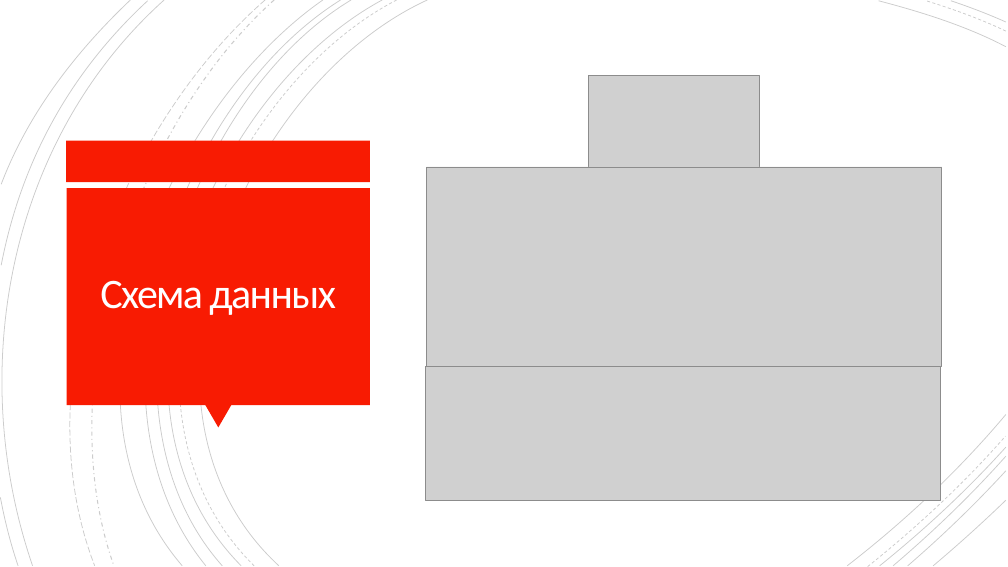
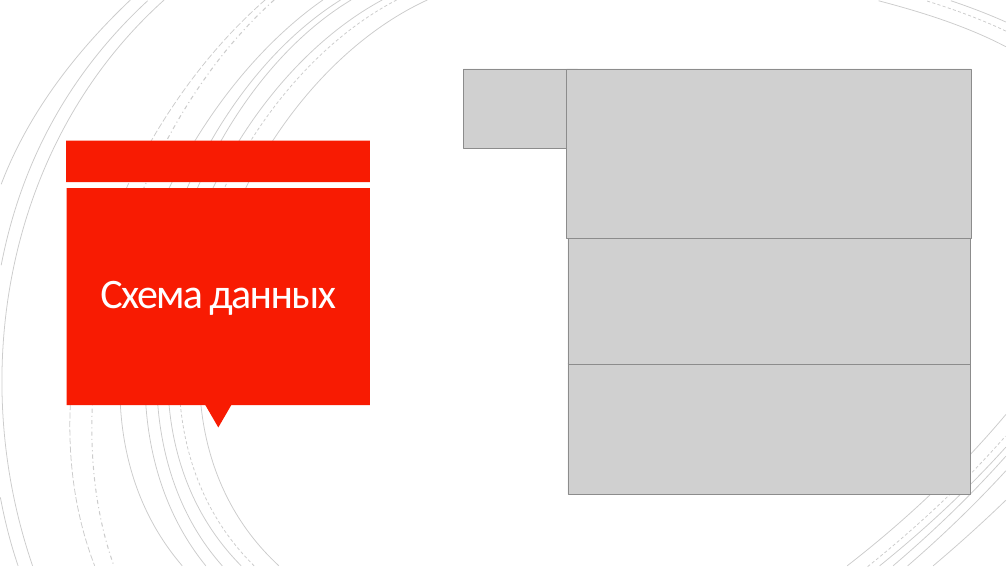
Before and after one commit to Shubarin/pygame-box, a slide deck: slide 9 of Documentation/presentation.pptx. Drawn at 1008x567 pixels with LibreOffice and Linux fonts; fonts in the diff are those of the drawing; grey boxes stand for pictures. Boxes give left, top, right and bottom in pixels: in the first picture for what was removed or moved away, otherwise in the second. Text is boxed around its words. In the diff, an @@ line names an element or a change of style, - is before the commit and + after.

```diff
--- a/Documentation/presentation.pptx
+++ b/Documentation/presentation.pptx
@@ picture added at (x1=464, y1=69, x2=578, y2=147) @@
@@ picture resized from (x1=426, y1=167, x2=942, y2=367) to (x1=567, y1=69, x2=972, y2=239) @@
@@ picture removed at (x1=589, y1=76, x2=759, y2=177) @@
@@ picture resized from (x1=426, y1=367, x2=941, y2=501) to (x1=568, y1=239, x2=970, y2=364) @@
@@ picture added at (x1=568, y1=363, x2=970, y2=495) @@
```
Also in this commit, not shown: 3 other slides changed, 1 other file.
